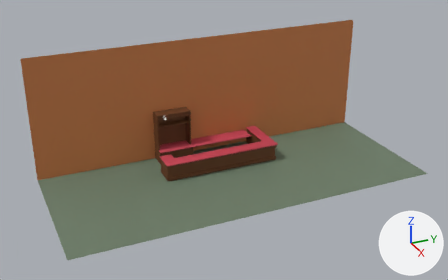
Renders of the FBX model Assets/Models/bar.fbx from each side of a commit.
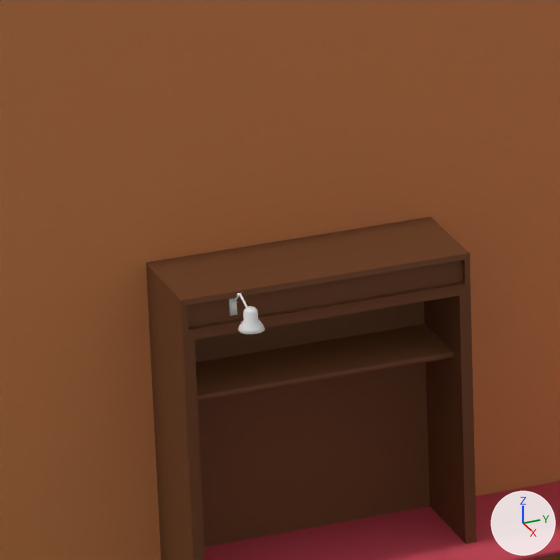
Each version is shown whole from a 50 mm lens placed at (27.05, -11.69, 14.71), pointed at (2.03, -0.43, 2.2), then close up on the part from 30% to 45% of the width and 29% to 52% of the height. The axes (+X, +Y, +Z) are drawn at lower right. The lights are the same throughout. Where no turn or scale is listed for an object, it has been applied to the vertices.

The first close-up shows 'Cabinet', 'Counter', 'Cube.009', 'Shelf'.
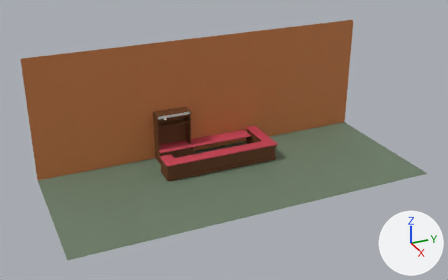
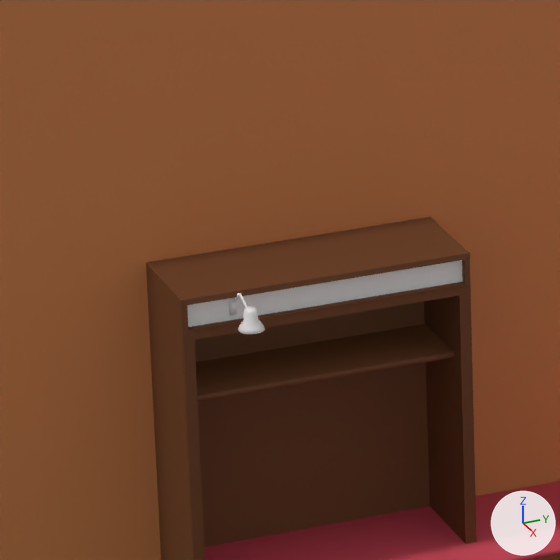
Commit message: Bar stuff

Changed parts and their boxes [x1, y1, x2, y2] in the close-ups (560 x 560 px):
part 1 of me_cube_002, recoloured (brown to white)
    both: [187, 260, 463, 327]

The change, as a diff of the scene's bpy script:
```diff
--- a/Assets/Models/bar.fbx.py
+++ b/Assets/Models/bar.fbx.py
@@ mat_emissive @@
+mat_emissive = principled_material('emissive')
+mat_emissive.base_color = (0.8, 0.8, 0.8)  # white #e7e7e7
+mat_emissive.roughness = 0.69
@@ me_cube_002 @@
 me_cube_002.from_pydata(...)  # 36 vertices, 31 faces; spans x -1.83..-0.86, y -3.12..-1.29, z -0.01..2.65
 # used by ob_cabinet; location = (0.0, 0.378, 0.0)
+# me_cube_002 part 1: the 1 face centred in x -1.18, y -2.2, z 2.53 switches from mat_barwood (brown #683b19) to mat_emissive (white #e7e7e7)
 me_cube_002.materials.append(mat_barwood)
+me_cube_002.materials.append(mat_emissive)  # white #e7e7e7
```
